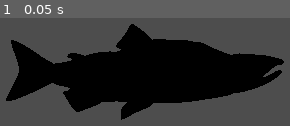
Above: before the commit, frame 1.
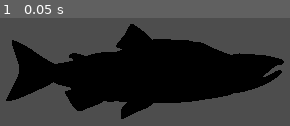
Above: after the commit, the same moment.

Repository: AugustRossano/Big-Salmon
Game: Godot game, scene res://VHTest.tscn
The game is run twice, just before and just after one commit, with the same random seed, the same clock (stepped at 60 frames per second) and the same inputs. This scene is started directly instead of the project's main scene.
Inputs:
- Up to frame 1 (0.05 s): no input

The runs differ from the first frame. In frame 1, 0.5% of the frame differs, in the area x 2-66%, y 5-95%.

Commit message:
yup, I have no idea what I did

Diff:
--- a/VHTest.tscn
+++ b/VHTest.tscn
@@ -66,7 +66,7 @@
 shape = SubResource("CapsuleShape3D_cgf2w")
 
 [node name="MeshInstance3D" type="MeshInstance3D" parent="SalmonDad/Mid"]
-transform = Transform3D(-2, 0, 1.74846e-07, 0, 2, 0, -1.74846e-07, 0, -2, 0, 0, 0)
+transform = Transform3D(-2, 0, 1.74846e-07, 0, 2, 0, -1.74846e-07, 0, -2, -0.000836492, 0.00439799, -0.00275397)
 mesh = ExtResource("4_pncou")
 
 [node name="PinJoint3D3" type="PinJoint3D" parent="SalmonDad"]
@@ -76,7 +76,7 @@
 exclude_nodes_from_collision = false
 
 [node name="Bottom" type="RigidBody3D" parent="SalmonDad"]
-transform = Transform3D(1, 0, 0, 0, 1, 0, 0, 0, 1, -2, 0, 0)
+transform = Transform3D(1, 0, 0, 0, 1, 0, 0, 0, 1, -2, 0, -0.168241)
 gravity_scale = 0.0
 
 [node name="CollisionShape3D" type="CollisionShape3D" parent="SalmonDad/Bottom"]
@@ -94,7 +94,7 @@
 exclude_nodes_from_collision = false
 
 [node name="Tail" type="RigidBody3D" parent="SalmonDad"]
-transform = Transform3D(1, 0, 0, 0, 1, 0, 0, 0, 1, -4, 0, 0)
+transform = Transform3D(1, 0, 0, 0, 1, 0, 0, 0, 1, -4, 0, -0.0383725)
 gravity_scale = 0.0
 
 [node name="CollisionShape3D" type="CollisionShape3D" parent="SalmonDad/Tail"]
